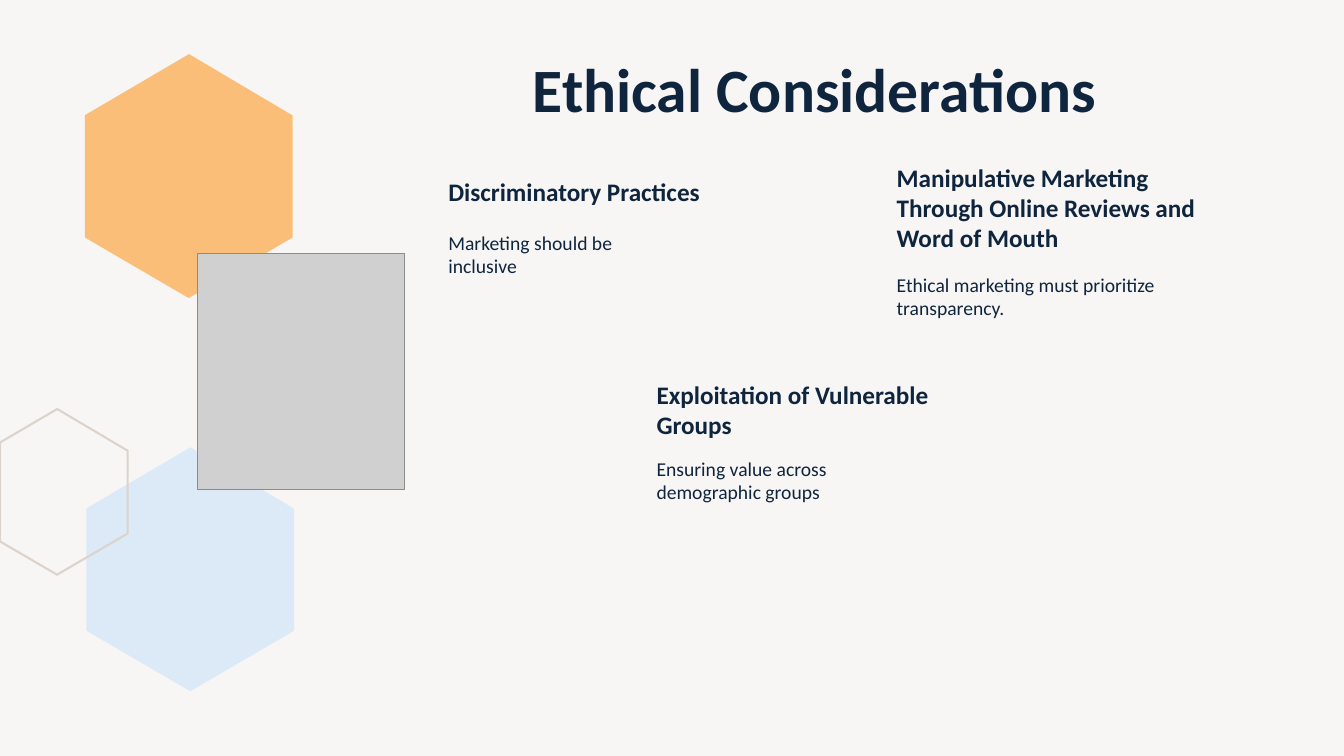
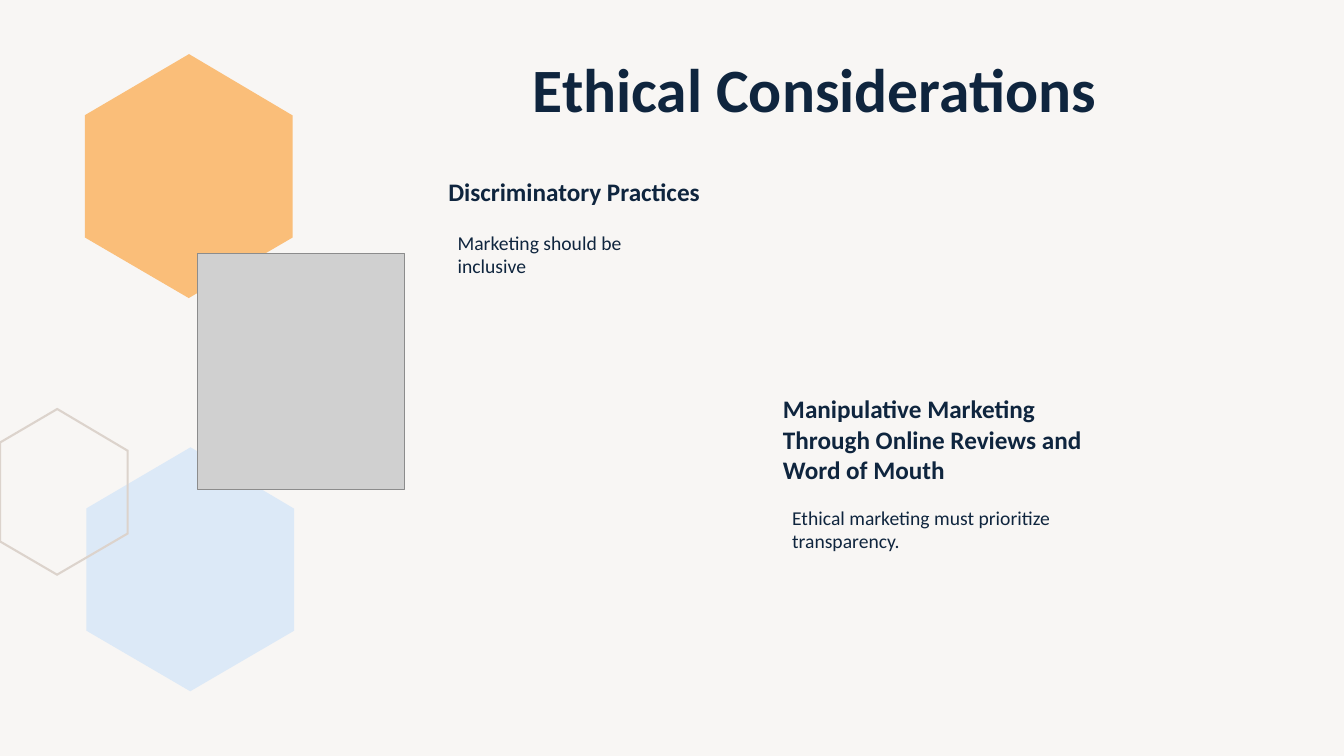
Before and after one commit to ernbilen/Data400_Fall24, a slide deck: slide 15 of Customers’ Buying Journey Analysis_Alissa.pptx (slide 17 before the commit). Drawn at 1344x756 pixels with LibreOffice and Linux fonts; fonts in the diff are those of the drawing; grey boxes stand for pictures. Boxes give left, top, right and bottom in pixels: in the first picture for what was removed or moved away, otherwise in the second. Text is boxed around its words. In the diff, an @@ line names an element or a change of style, - is before the commit and + after.

```diff
--- a/Customers’ Buying Journey Analysis_Alissa.pptx
+++ b/Customers’ Buying Journey Analysis_Alissa.pptx
@@ text "Marketing should be inclusive": place and size @@
-text "Marketing should be inclusive" at [448,236,612,273]
+text "Marketing should be inclusive" at [458,236,621,273]
@@ text removed at [657,386,928,438] @@
-Exploitation of Vulnerable Groups
@@ text "Manipulative Marketing Through Online Reviews ...": place and size @@
-text "Manipulative Marketing Through Online Reviews ..." at [897,169,1194,247]
+text "Manipulative Marketing Through Online Reviews ..." at [783,400,1081,479]
@@ text removed at [657,462,827,503] @@
-Ensuring value across demographic groups
@@ text "Ethical marketing must prioritize transparency.": place and size @@
-text "Ethical marketing must prioritize transparency." at [897,278,1154,318]
+text "Ethical marketing must prioritize transparency." at [792,511,1050,551]
```
Also in this commit, not shown: 2 other slides changed, 2 slides removed.
